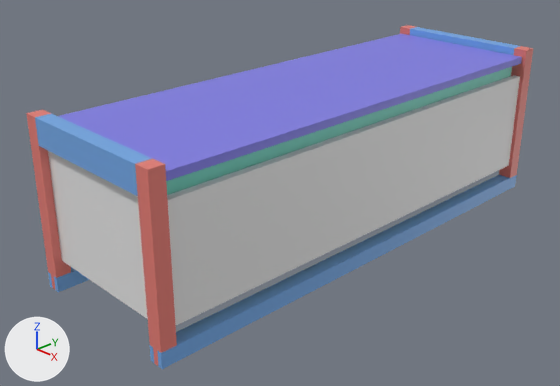
Renders of the Blender file Furniture/Matera Bench/Matera Bench.blend from each side of a commit.
The view is the same before and after, from a camera (50 mm lens) standing at (1.519, -0.711, 0.938) and looking at (0.192, 0.567, 0.128). The lights are fixed; the arrows at lower left show +X, +Y and +Z.

The scene before the commit, as lines of its bpy script (objects in view):
```python
ob_face__front = bpy.data.objects.new('Face [Front]', me_cube_070)
ob_face__front.location = (0.425, 0.66, 0.206)
ob_face__front.scale = (0.00952, 0.987, 0.191)
ob_face__left = bpy.data.objects.new('Face [Left]', me_cube_014)
ob_face__left.location = (0.222, 0.029, 0.206)
ob_face__left.rotation_euler = (0.0, 0.0, 1.571)  # degrees (0, 0, 90)
ob_face__left.scale = (0.00952, 0.987, 0.191)
ob_rail__back = bpy.data.objects.new('Rail [Back]', me_cube_020)
ob_rail__back.location = (0.019, 0.66, 0.025)
ob_rail__back.scale = (0.0191, 1.04, 0.0254)
ob_rail__left = bpy.data.objects.new('Rail [Left]', me_cube_068)
ob_rail__left.location = (0.222, 0.019, 0.387)
ob_rail__left.scale = (0.197, 0.0191, 0.0381)
ob_rail__right = bpy.data.objects.new('Rail [Right]', me_cube_069)
ob_rail__right.location = (0.222, 1.302, 0.387)
ob_rail__right.scale = (0.197, 0.0191, 0.0381)
ob_stile__left_back = bpy.data.objects.new('Stile [Left-Back]', me_cube_011)
ob_stile__left_back.location = (0.019, 0.019, 0.211)
ob_stile__left_back.scale = (0.0191, 0.0191, 0.483)
ob_stile__left_front = bpy.data.objects.new('Stile [Left-Front]', me_cube_007)
ob_stile__left_front.location = (0.425, 0.019, 0.211)
ob_stile__left_front.scale = (0.0191, 0.0191, 0.483)
ob_stile__right_back = bpy.data.objects.new('Stile [Right-Back]', me_cube_017)
ob_stile__right_back.location = (0.019, 1.302, 0.211)
ob_stile__right_back.rotation_euler = (0.0, 0.0, 3.142)  # degrees (0, 0, 180)
ob_stile__right_back.scale = (0.0191, 0.0191, 0.483)
ob_stile__right_front = bpy.data.objects.new('Stile [Right-Front]', me_cube_008)
ob_stile__right_front.location = (0.425, 1.302, 0.211)
ob_stile__right_front.rotation_euler = (0.0, 0.0, 3.142)  # degrees (0, 0, 180)
ob_stile__right_front.scale = (0.0191, 0.0191, 0.483)
# also in view: 'Rail [Front]' at (0.425, 0.66, 0.019); 'Lid Support' at (0.397, 0.66, 0.348); 'Lid' at (0.222, 0.66, 0.397)
```
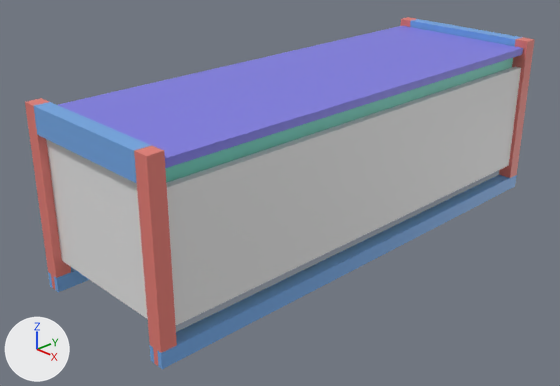
Commit message: Raised bench to 17" seating height.

Where the newer file only moved an object's origin or applied its transform, the numbers keep the older frame.

Where the change shows, as pixel boxes (x1, y1, x2, y2) in the pictures (560 x 386 px; the box of a moved part takes in the faces that stretch with it):
'Face [Front]', reshaped, moved
    before: (167, 75, 520, 326)
    after: (166, 67, 521, 326)
'Lid', moved
    before: (58, 34, 522, 181)
    after: (58, 26, 523, 168)
'Face [Left]', mesh rescaled, moved (7% taller)
    before: (48, 151, 148, 319)
    after: (46, 139, 148, 319)
'Stile [Left-Front]', mesh rescaled, reshaped, moved (7% taller)
    before: (135, 159, 177, 366)
    after: (134, 145, 177, 366)
'Rail [Left]', moved
    before: (35, 114, 152, 196)
    after: (34, 102, 151, 183)
'Stile [Left-Back]', mesh rescaled, moved (7% taller)
    before: (26, 110, 71, 290)
    after: (25, 98, 71, 290)
'Rail [Right]', moved
    before: (410, 27, 520, 55)
    after: (410, 19, 522, 46)
'Stile [Right-Front]', mesh rescaled, reshaped, moved (7% taller)
    before: (499, 46, 533, 178)
    after: (499, 37, 535, 178)
'Stile [Right-Back]', moved
    before: (400, 25, 415, 35)
    after: (400, 17, 416, 27)
part 1 of me_cube_007, moved or reshaped
    before: (135, 164, 168, 206)
    after: (134, 151, 168, 206)
part 2 of me_cube_008, moved or reshaped
    before: (511, 48, 533, 80)
    after: (512, 39, 535, 80)
part 3 of me_cube_011, moved or reshaped
    before: (26, 113, 52, 162)
    after: (25, 102, 49, 162)
part 7 of me_cube_070, moved or reshaped
    before: (167, 75, 520, 202)
    after: (166, 67, 521, 202)

Edits to the bpy script that builds the scene:
```text
Change me_cube_007:
    where me_cube_007.from_pydata(...)  # 16 vertices, 10 faces; spans x -1.0..1.0, y -0.99..1.01, z -0.44..0.44
    used by ob_stile__left_front; location = (0.425, 0.019, 0.211); scale = (0.0191, 0.0191, 0.483)
    me_cube_007 part 1: the whole mesh is scaled about its middle by (1, 1, 1.06), then moved by (0.0, 0.0, -0.03)
Change me_cube_008:
    where me_cube_008.from_pydata(...)  # 16 vertices, 10 faces; spans x -1.0..1.0, y -0.99..1.01, z -0.44..0.44
    used by ob_stile__right_front; location = (0.425, 1.302, 0.211); rotation_euler = (0.0, 0.0, 3.142), in degrees (0, 0, 180); scale = (0.0191, 0.0191, 0.483)
    me_cube_008 part 2: the whole mesh is scaled about its middle by (1, 1, 1.06), then moved by (0.0, 0.0, -0.03)
Change me_cube_011:
    where me_cube_011.from_pydata(...)  # 16 vertices, 10 faces; spans x -1.0..1.0, y -0.99..1.01, z -0.44..0.44
    used by ob_stile__left_back; location = (0.019, 0.019, 0.211); scale = (0.0191, 0.0191, 0.483)
    me_cube_011 part 3: the whole mesh is scaled about its middle by (1, 1, 1.06), then moved by (0.0, 0.0, -0.03)
Change me_cube_068:
    where me_cube_068.from_pydata(...)  # 24 vertices, 22 faces; spans x -1.03..1.03, y -1.0..1.0, z -0.67..1.0
    used by ob_rail__left; location = (0.222, 0.019, 0.387); scale = (0.197, 0.0191, 0.0381)
    me_cube_068 part 4: the whole mesh is moved by (0.0, 0.0, -0.17)
Change me_cube_069:
    where me_cube_069.from_pydata(...)  # 24 vertices, 22 faces; spans x -1.03..1.03, y -1.0..1.0, z -0.67..1.0
    used by ob_rail__right; location = (0.222, 1.302, 0.387); scale = (0.197, 0.0191, 0.0381)
    me_cube_069 part 5: the whole mesh is moved by (0.0, 0.0, -0.17)
Change me_cube_014:
    where me_cube_014.from_pydata(...)  # 24 vertices, 18 faces; spans x -1.0..1.0, y -0.2..0.2, z -0.68..0.82
    used by ob_face__left; location = (0.222, 0.029, 0.206); rotation_euler = (0.0, 0.0, 1.571), in degrees (0, 0, 90); scale = (0.00952, 0.987, 0.191)
    me_cube_014 part 6: the whole mesh is scaled about its middle by (1, 1, 1.1), then moved by (0.0, 0.0, -0.07)
Change me_cube_070:
    where me_cube_070.from_pydata(...)  # 24 vertices, 18 faces; spans x -1.0..1.0, y -0.65..0.65, z -0.68..0.75
    used by ob_face__front; location = (0.425, 0.66, 0.206); scale = (0.00952, 0.987, 0.191)
    me_cube_070 part 7: the loose piece of 8 vertices spanning x -1.0..1.0, y -0.63..0.63, z -0.68..0.75 is scaled about its middle by (1, 1, 1.09), then moved by (0.0, 0.0, -0.03)
    me_cube_070 part 8: the loose piece of 8 vertices spanning x -0.54..0.54, y -0.65..-0.63, z -0.55..0.62 is scaled about its middle by (1, 1, 1.11), then moved by (0.0, 0.0, -0.03)
    me_cube_070 part 9: the loose piece of 8 vertices spanning x -0.54..0.54, y 0.63..0.65, z -0.55..0.62 is scaled about its middle by (1, 1, 1.11), then moved by (0.0, 0.0, -0.03)
Change ob_stile__left_front:
    ob_stile__left_front.location: (0.425, 0.019, 0.211) -> (0.425, 0.019, 0.238)
Change ob_stile__right_front:
    ob_stile__right_front.location: (0.425, 1.302, 0.211) -> (0.425, 1.302, 0.238)
Change ob_stile__left_back:
    ob_stile__left_back.location: (0.019, 0.019, 0.211) -> (0.019, 0.019, 0.238)
Change ob_stile__right_back:
    ob_stile__right_back.location: (0.019, 1.302, 0.211) -> (0.019, 1.302, 0.238)
Change ob_rail__left:
    ob_rail__left.location: (0.222, 0.019, 0.387) -> (0.222, 0.019, 0.419)
Change ob_rail__right:
    ob_rail__right.location: (0.222, 1.302, 0.387) -> (0.222, 1.302, 0.419)
Change ob_face__left:
    ob_face__left.location: (0.222, 0.029, 0.206) -> (0.222, 0.029, 0.232)
Change ob_face__front:
    ob_face__front.location: (0.425, 0.66, 0.206) -> (0.425, 0.66, 0.225)
Change ob_face__right:
    ob_face__right.location: (0.222, 1.292, 0.206) -> (0.222, 1.292, 0.232)
Change ob_face__back:
    ob_face__back.location: (0.019, 0.66, 0.206) -> (0.019, 0.66, 0.243)
Change ob_lid:
    ob_lid.location: (0.222, 0.66, 0.397) -> (0.222, 0.66, 0.422)
```
